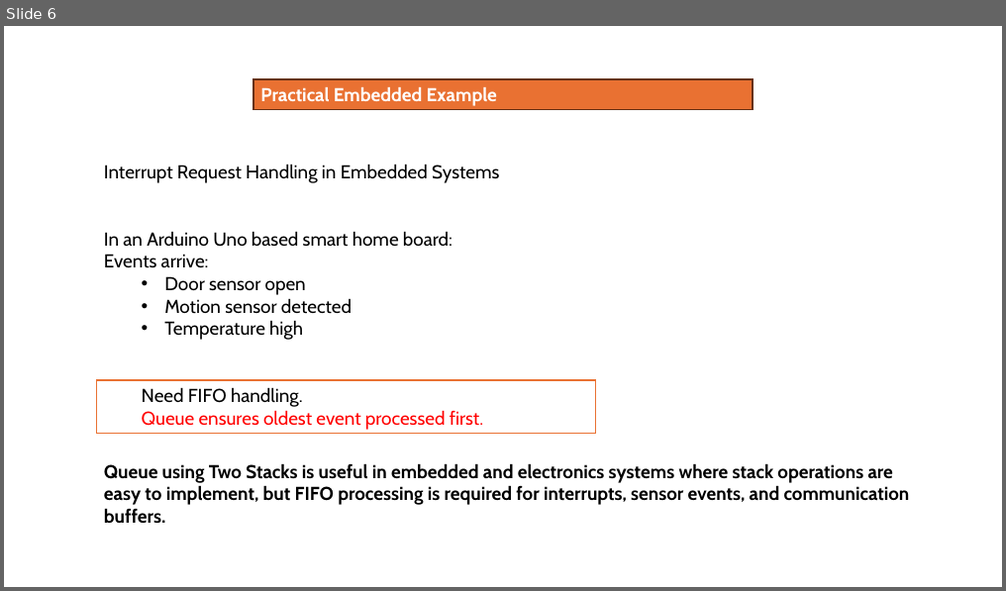
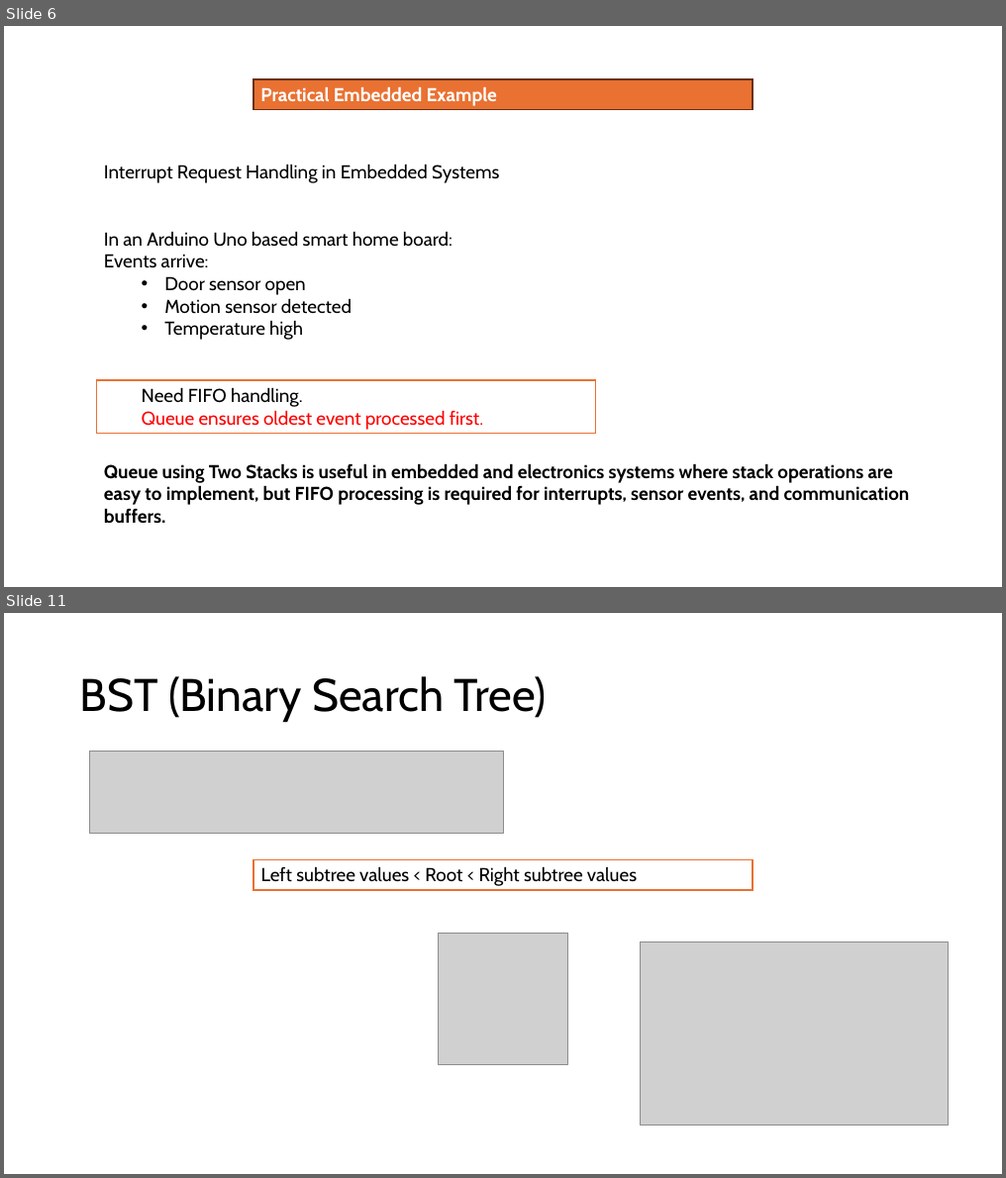
Before and after one commit to uttamds/Genesis, a slide deck: VMIT/PYTHON/Day 5 VMIT.pptx. Shown one above the other, each under a label of ours: slide 6 before the commit, slides 6 and 11 after it; the slides between them are not shown. The pictures are 1006x591 and 1006x1178 pixels, drawn with LibreOffice and Linux fonts; fonts in the diff are those of the drawing; grey boxes stand for pictures. Boxes give left, top, right and bottom in pixels: in the first picture for what was removed or moved away, otherwise in the second. Text is boxed around its words. In the diff, an @@ line names an element or a change of style, - is before the commit and + after.

```diff
--- a/VMIT/PYTHON/Day 5 VMIT.pptx
+++ b/VMIT/PYTHON/Day 5 VMIT.pptx
@@ slide 11 added at [4,613,1002,1174], background #FFFFFF @@
@@ title added at [80,676,547,722], 44 pt, text #000000 @@
+BST (Binary Search Tree)
@@ picture added at [90,752,503,833] @@
@@ rectangle added at [253,861,751,890], fill #FFFFFF, outline #E97132 1.5 pt, 18 pt, text #000000 @@
+Left subtree values < Root < Right subtree values
@@ picture added at [439,933,567,1064] @@
@@ picture added at [641,943,948,1126] @@
```
Also in this commit, not shown: 16 other slides added, 1 slide removed.
